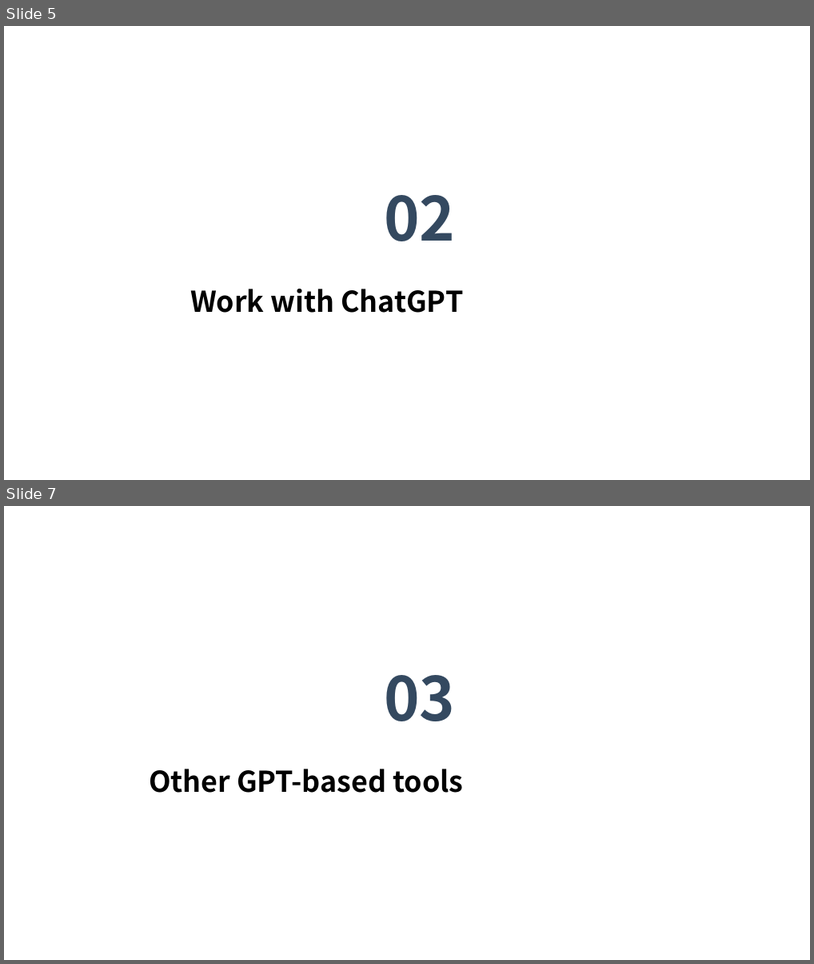
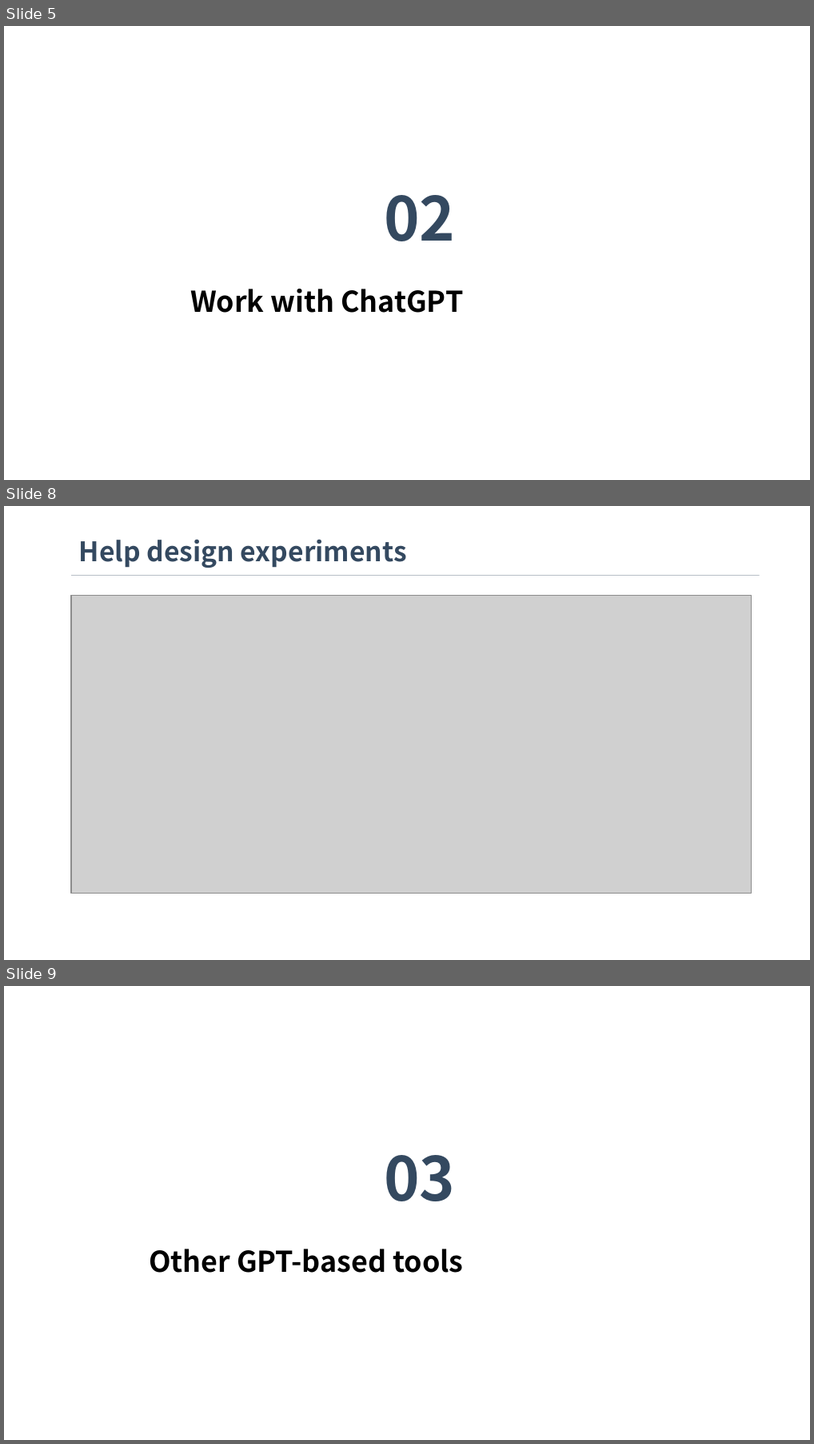
Before and after one commit to martian-yan/aigc_in_chemistry, a slide deck: What can AIGC tools do in a Chemistry Lab.pptx. Shown one above the other, each under a label of ours: slides 5 and 7 before the commit, slides 5, 8 and 9 after it; the slides between them are not shown. The pictures are 814x964 and 814x1444 pixels, drawn with LibreOffice and Linux fonts; fonts in the diff are those of the drawing; grey boxes stand for pictures; background and template pictures are left out. Boxes give left, top, right and bottom in pixels: in the first picture for what was removed or moved away, otherwise in the second. Text is boxed around its words. In the diff, an @@ line names an element or a change of style, - is before the commit and + after.

```diff
--- a/What can AIGC tools do in a Chemistry Lab.pptx
+++ b/What can AIGC tools do in a Chemistry Lab.pptx
@@ slide 8 added at [4,506,810,960], background #FFFFFF @@
@@ text added at [79,539,407,568], 24 pt, text #344960, bold @@
+Help design experiments
@@ rectangle added at [71,575,759,575], fill #344960 @@
@@ picture added at [71,596,751,893] @@
@@ what was slide 7 is now slide 9 @@
```
Also in this commit, not shown: 4 slides changed, 5 other slides added, 1 slide removed, 3 other files.
